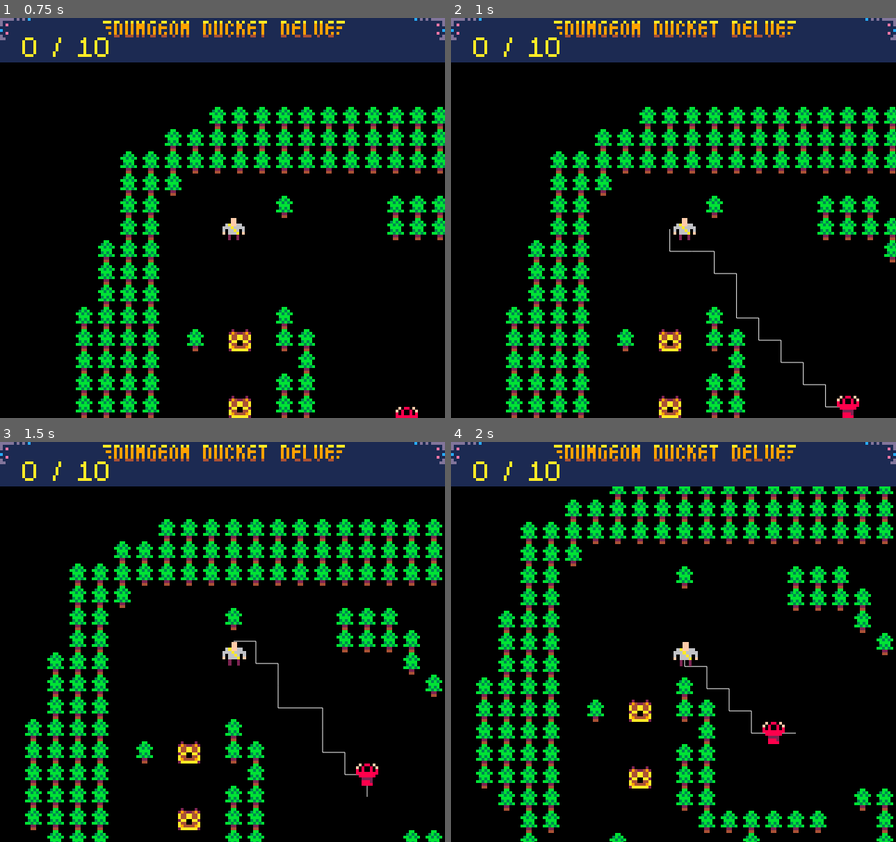
Above: before the commit, frames 1-4 (two rows, left to right).
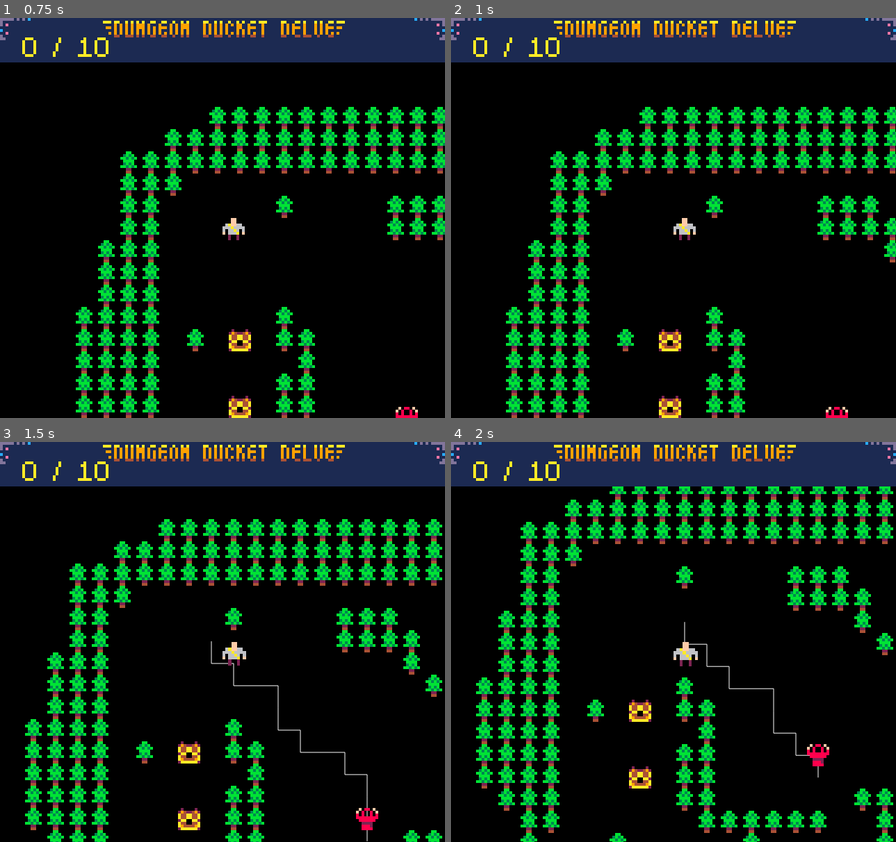
Above: after the commit, the same moments.

Repository: heysai06/dungeon-ducket-delve
Game: Godot game, scene res://Levels/main.tscn
Same seed, same stepped clock (60 frames per second), same inputs: the game is played once before the commit and once after it. This scene is started directly instead of the project's main scene.
Inputs:
- Up to frame 1 (0.75 s): tap Enter at 0.5 s; hold Right (ui_right) from 0.53 s (still down); hold Enter from 0.53 s (still down)
- Up to frame 2 (1 s): keep holding Right (ui_right); keep holding Enter
- Up to frame 3 (1.5 s): release Right (ui_right) at 1.28 s; release Enter at 1.28 s; hold Down (ui_down) from 1.28 s (still down); tap Enter at 1.35 s
- Up to frame 4 (2 s): keep holding Down (ui_down)

Frame 1 is identical in both runs. In frame 2, 0.5% of the frame differs, in the area x 49-92%, y 52-100%; in frame 3, 0.6%, in the area x 47-85%, y 49-100%; in frame 4, 0.6%.

Commit message:
Enemy now takes turn after player takes two turns

Diff:
--- a/Enemy/Enemy.gd
+++ b/Enemy/Enemy.gd
@@ -23,7 +23,7 @@
 
 	if tree.has_group("Player"):
 		player = tree.current_scene.get_node("Player")
-		player.connect("moved", self, "_on_Player_moved")
+		player.connect("turn_over", self, "_on_Player_moved")
 		_target_position = player.global_position
 
 func _on_Player_moved():
--- a/player/player.gd
+++ b/player/player.gd
@@ -9,12 +9,13 @@
 var percent_moved_to_next_tile = 0.0
 var coins_collected = 0
 var chests = []
+var turns_left = 1
 
 onready var anim_player = $AnimationPlayer
 onready var ray = $RayCast2D
 
 signal bumped_chest(id,dir)
-signal moved()
+signal turn_over()
 
 
 func _ready():
@@ -62,7 +63,12 @@
 			position = initial_position + (TILE_SIZE * input_direction)
 			percent_moved_to_next_tile = 0.0
 			is_moving = false
-			emit_signal("moved")
+
+			if turns_left > 0:
+				turns_left -= 1
+			else:
+				turns_left = 1
+				emit_signal("turn_over")
 
 		else:
 			position = initial_position + (TILE_SIZE * input_direction * percent_moved_to_next_tile)
